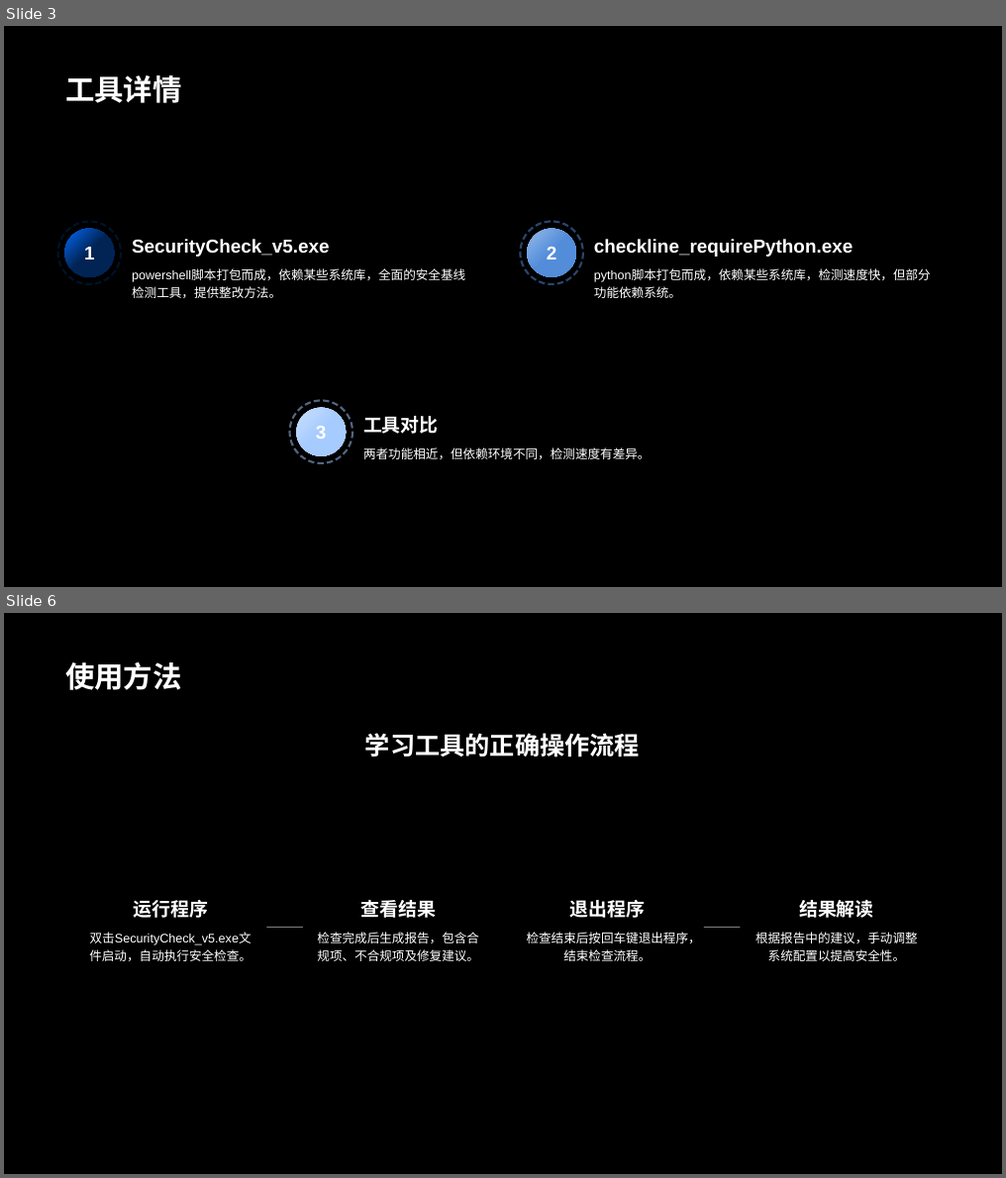
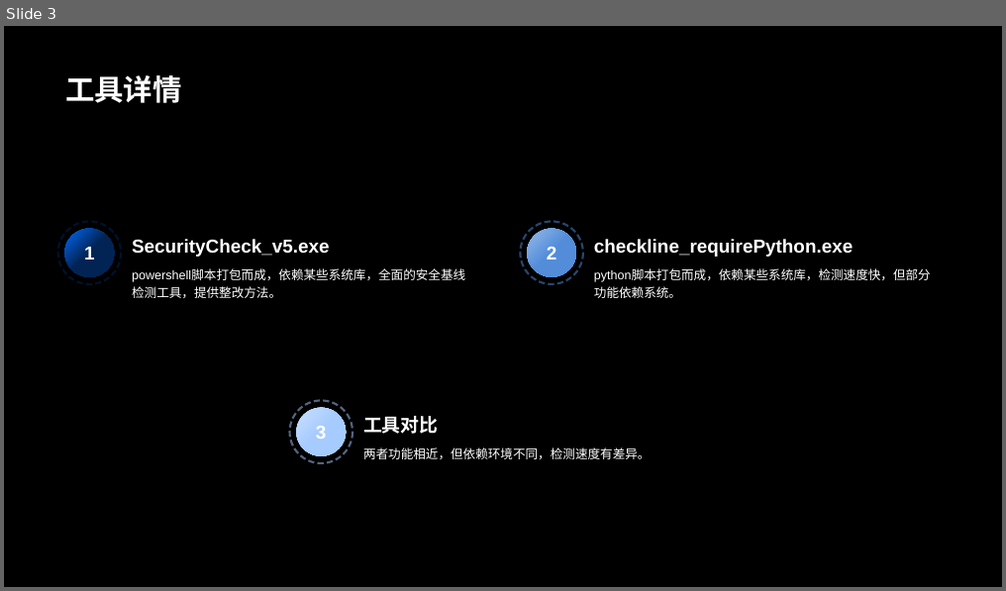
Before and after one commit to ferrarif1/STTools, a slide deck: BaseLineCheck/安全基线检查.pptx. Shown one above the other, each under a label of ours: slides 3 and 6 before the commit, slide 3 after it; the slides between them are not shown. The pictures are 1006x1178 and 1006x591 pixels, drawn with LibreOffice and Linux fonts; fonts in the diff are those of the drawing. Boxes give left, top, right and bottom in pixels: in the first picture for what was removed or moved away, otherwise in the second. Text is boxed around its words. In the diff, an @@ line names an element or a change of style, - is before the commit and + after.

```diff
--- a/BaseLineCheck/安全基线检查.pptx
+++ b/BaseLineCheck/安全基线检查.pptx
@@ slide 6 removed at (4,613,1002,1174), background #000000 @@
@@ title removed at (65,662,181,690) @@
-使用方法
@@ group removed at (89,733,918,961): 9 texts, 2 lines @@
-运行程序
-双击SecurityCheck_v5.exe文件启动，自动执行安全检查。
-查看结果
-检查完成后生成报告，包含合规项、不合规项及修复建议。
-退出程序
-检查结束后按回车键退出程序，结束检查流程。
-结果解读
-根据报告中的建议，手动调整系统配置以提高安全性。
-学习工具的正确操作流程
```
Also in this commit, not shown: 4 slides changed, 1 slide added, 3 other slides removed, 2 other files.
